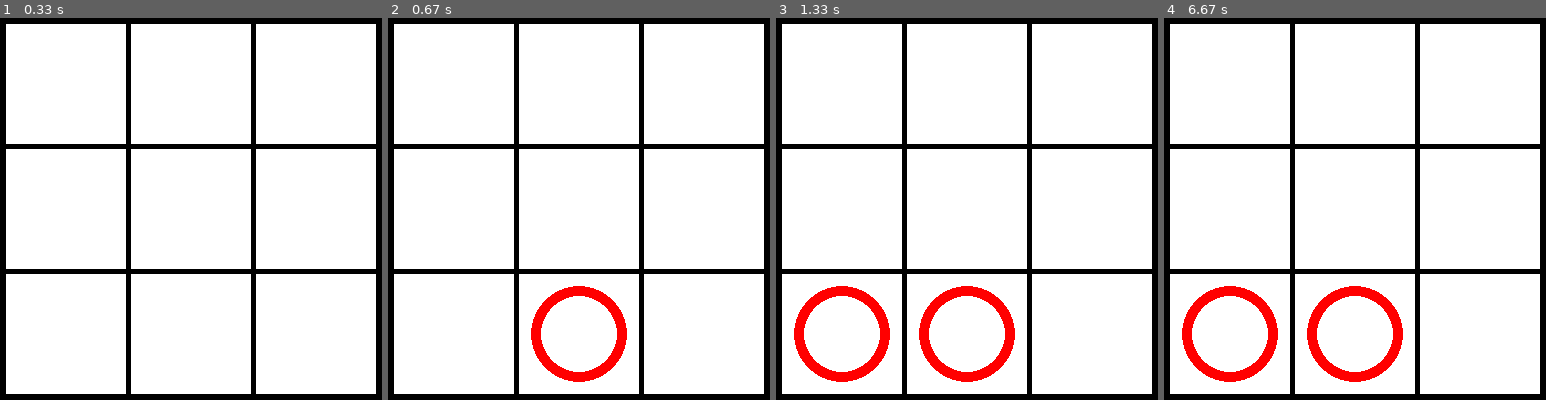
Above: before the commit, frames 1-4 (left to right).
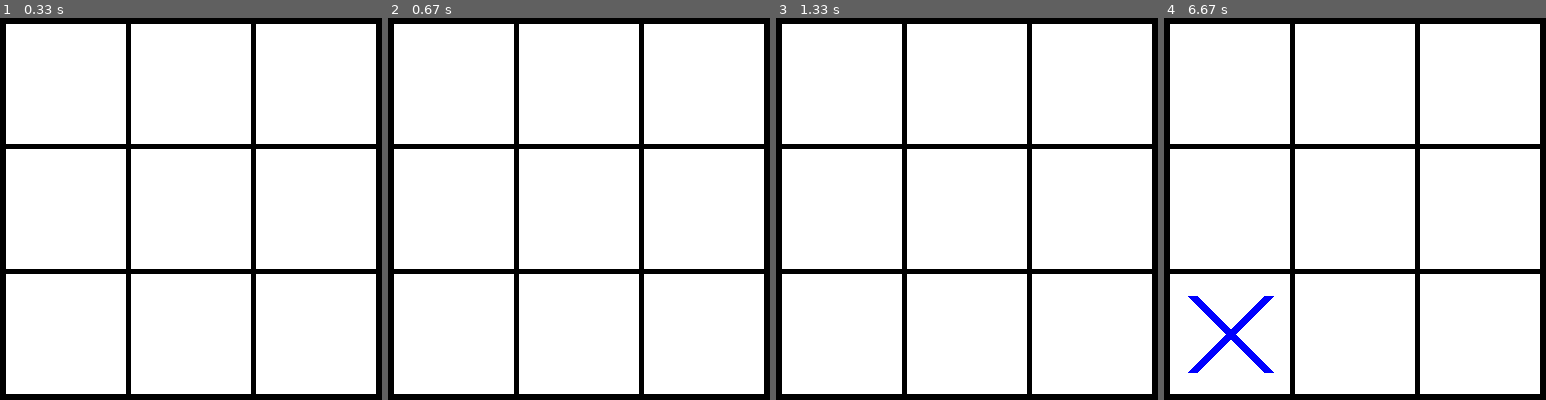
Above: after the commit, the same moments.

Repository: Valentin-Rault/tic-tac-toe
Game: pygame game, started from tic-pygame/main.py
The game is run twice, just before and just after one commit, with the same random seed, the same clock (stepped at 60 frames per second) and the same inputs.
Inputs (mouse positions are in pixels of both pictures, inside the frame that each line leads up to):
- Up to frame 1 (0.33 s): no input
- Up to frame 2 (0.67 s): click (582, 365) at 0.38 s
- Up to frame 3 (1.33 s): click (798, 369) at 0.72 s
- Up to frame 4 (6.67 s): click (1202, 304) at 6.55 s

Frame 1 is identical in both runs. In frame 2, 1.8% of the frame differs, in the area x 37-63%, y 70-96%; in frame 3, 3.7%; in frame 4, 4.5%, in the area x 4-63%, y 70-96%.

Commit message:
addition of game class tracking the game progress, win and draw added

Diff:
--- a/tic-pygame/main.py
+++ b/tic-pygame/main.py
@@ -2,6 +2,7 @@
 
 from tic_tac_toe.constants import WIDTH, HEIGHT, SQUARE_SIZE, SQUARE_PADDING, BOARD_PADDING_TOP, BOARD_PADDING_LEFT
 from tic_tac_toe.board import Board
+from tic_tac_toe.game import Game
 
 FPS = 60
 WIN = pygame.display.set_mode((WIDTH, HEIGHT))
@@ -17,7 +18,7 @@
 def main():
     run = True
     clock = pygame.time.Clock()
-    board = Board()
+    game = Game(WIN)
 
     while run:
         clock.tick(FPS)
@@ -29,9 +30,9 @@
             elif event.type == pygame.MOUSEBUTTONDOWN:
                 x, y = pygame.mouse.get_pos()
                 row, col = get_row_col_from_mouse(x, y)
-                board.move(row, col)
+                run = game.play(row, col)
 
-        board.draw(WIN)
+        game.update()
         pygame.display.update()
 
     pygame.quit()
--- a/tic-pygame/tic_tac_toe/board.py
+++ b/tic-pygame/tic_tac_toe/board.py
@@ -1,6 +1,7 @@
 import pygame
 
-from .constants import ROWS, COLS, SQUARE_SIZE, BLACK, WHITE, SQUARE_PADDING, BOARD_PADDING_LEFT, BOARD_PADDING_TOP
+from .constants import ROWS, COLS, SQUARE_SIZE, BLACK, WHITE, BLUE, RED,\
+                       SQUARE_PADDING, BOARD_PADDING_LEFT, BOARD_PADDING_TOP
 from .symbols import XSymbol, OSymbol
 
 
@@ -32,5 +33,31 @@
                 if symbol != 0:
                     symbol.draw(win)
 
-    def move(self, row, col):
-        self.board[row][col] = OSymbol(row, col)
+    def move(self, row, col, turn):
+        if turn == BLUE:
+            self.board[row][col] = XSymbol(row, col, turn)
+        elif turn == RED:
+            self.board[row][col] = OSymbol(row, col, turn)
+
+        self.white_space -= 1
+
+    def get_value(self, row, col):
+        return self.board[row][col]
+
+    def is_move_left(self):
+        if self.white_space > 0:
+            return True
+        return False
+
+    def winner(self):
+        if type(self.board[0][0]) == type(self.board[1][1]) == type(self.board[2][2]) and not isinstance(self.board[0][0], int):
+            return True
+        elif type(self.board[0][2]) == type(self.board[1][1]) == type(self.board[2][0]) and not isinstance(self.board[0][2], int):
+            return True
+        else:
+            for row in range(ROWS):
+                if type(self.board[row][0]) == type(self.board[row][1]) == type(self.board[row][2]) and not isinstance(self.board[row][0], int):
+                    return True
+            for col in range(COLS):
+                if type(self.board[0][col]) == type(self.board[1][col]) == type(self.board[2][col]) and not isinstance(self.board[0][col], int):
+                    return True
--- /dev/null
+++ b/tic-pygame/tic_tac_toe/game.py
@@ -0,0 +1,59 @@
+import pygame
+
+from .constants import BLUE, RED
+from .board import Board
+
+
+class Game:
+    def __init__(self, win):
+        self.win = win
+        self.board = Board()
+        self.turn = BLUE
+        self.selected_row_col = None
+
+    def change_turn(self):
+        if self.turn == BLUE:
+            self.turn = RED
+        else:
+            self.turn = BLUE
+
+    def select_square(self, row, col):
+        if self.selected_row_col:
+            result = self.confirm_move(row, col)
+            if result:
+                self.board.move(row, col, self.turn)
+                self.change_turn()
+                self.selected_row_col = None
+                return True
+            else:
+                self.selected_row_col = None
+                self.select_square(row, col)
+
+        if self.board.get_value(row, col) == 0:
+            self.selected_row_col = row, col
+
+    def confirm_move(self, row, col):
+        if (row, col) == self.selected_row_col:
+            return True
+        return False
+
+    def highlight_selected(self):
+        pass
+
+    def update(self):
+        self.board.draw(self.win)
+        pygame.display.update()
+
+    def play(self, row, col):
+        is_move = self.select_square(row, col)
+        if is_move:
+            is_winner = self.board.winner()
+            if not is_winner:
+                is_move_left = self.board.is_move_left()
+                if not is_move_left:
+                    print('It is a draw')
+                    return False
+            else:
+                print('Winner')
+                return False
+        return True
--- a/tic-pygame/tic_tac_toe/symbols.py
+++ b/tic-pygame/tic_tac_toe/symbols.py
@@ -4,10 +4,10 @@
 
 
 class Symbol:
-    def __init__(self, row, col):
+    def __init__(self, row, col, color):
         self.row = row
         self.col = col
-        self.color = BLUE
+        self.color = color
         self.x = 0
         self.y = 0
         self.calc_pos()
@@ -18,18 +18,18 @@
 
 
 class XSymbol(Symbol):
-    def __init__(self, row, col):
-        super().__init__(row, col)
+    def __init__(self, row, col, color):
+        super().__init__(row, col, color)
 
     def draw(self, win):
-        pygame.draw.line(win, BLUE,  (self.x - 38, self.y - 38), (self.x + 38, self.y + 38), 10)
-        pygame.draw.line(win, BLUE,  (self.x + 38, self.y - 38), (self.x - 38, self.y + 38), 10)
+        pygame.draw.line(win, self.color,  (self.x - 38, self.y - 38), (self.x + 38, self.y + 38), 10)
+        pygame.draw.line(win, self.color,  (self.x + 38, self.y - 38), (self.x - 38, self.y + 38), 10)
 
 
 class OSymbol(Symbol):
-    def __init__(self, row, col):
-        super().__init__(row, col)
+    def __init__(self, row, col, color):
+        super().__init__(row, col, color)
 
     def draw(self, win):
-        pygame.draw.circle(win, RED, (self.x, self.y), 48)
+        pygame.draw.circle(win, self.color, (self.x, self.y), 48)
         pygame.draw.circle(win, WHITE, (self.x, self.y), 38)
